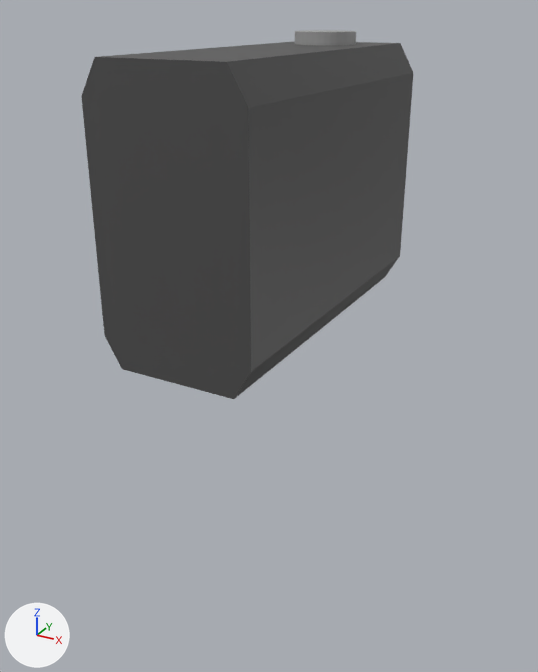
Renders of the Blender file Items/VehicleParts/Engine/EngineI3/engine.blend from each side of a commit.
The view is the same before and after, from a camera (50 mm lens) standing at (4.6, -8.46, 2.18) and looking at (0.08, -0.26, -1.92). Arrows for +X, +Y and +Z are at lower left; the lights stay in place.

In view in the first picture: 'Block', 'Cap'.
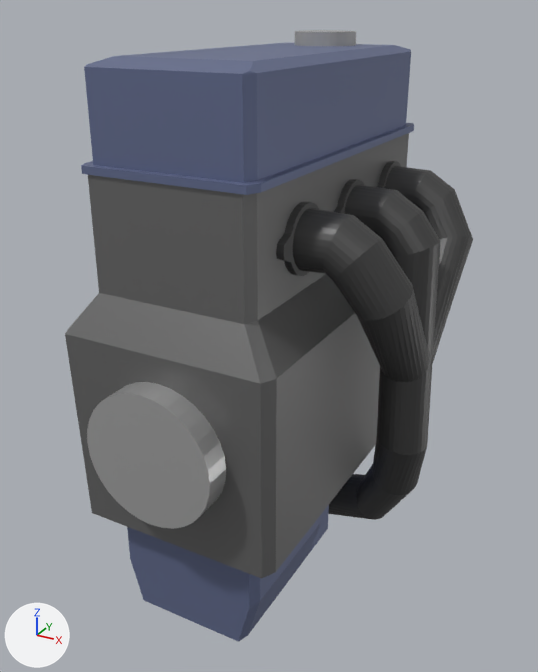
What differs and where, as boxes [x1, y1, x2, y2] in the pictures (538 x 672 px):
'Cube', added: after [65, 43, 414, 642]
    faces in mat_metal (grey #797979): [65, 133, 409, 578]
    faces in mat_material_002 (blue #6d779b): [81, 43, 414, 642]
'Block', deleted: before [81, 41, 413, 399]
'Cylinder.004', added: after [276, 161, 473, 382]
'Cylinder.001', added: after [87, 382, 226, 529]
'Cylinder.003', added: after [328, 179, 440, 520]

What changed in the scene script:
```text
Add mat_exhaust:
    mat_exhaust = principled_material('exhaust')
    mat_exhaust.base_color = (0.08, 0.08, 0.08)  # dark grey #505050
    mat_exhaust.metallic = 0.492
    mat_exhaust.roughness = 0.469
Add mat_shinymetal:
    mat_shinymetal = principled_material('ShinyMetal')
    mat_shinymetal.base_color = (0.507, 0.507, 0.507)  # grey #bdbdbd
    mat_shinymetal.metallic = 0.508
    mat_shinymetal.roughness = 0.313
Add mat_metal:
    mat_metal = principled_material('metal')
    mat_metal.base_color = (0.19, 0.19, 0.19)  # grey #797979
    mat_metal.metallic = 0.503
    mat_metal.roughness = 0.443
Add mat_material_002:
    mat_material_002 = principled_material('Material.002')
    mat_material_002.base_color = (0.154, 0.186, 0.326)  # blue #6d779b
    mat_material_002.metallic = 0.378
Add me_cylinder_005:
    me_cylinder_005.from_pydata(...)  # 256 vertices, 225 faces; spans x -1.18..6.12, y -1.61..4.68, z -1.01..2.71
    me_cylinder_005.materials.append(mat_exhaust)  # dark grey #505050
Add me_cylinder_004:
    me_cylinder_004.from_pydata(...)  # 448 vertices, 418 faces; spans x -1.2..16.0, y -1.5..4.0, z -8.2..2.7
    me_cylinder_004.materials.append(mat_exhaust)  # dark grey #505050
Add me_cylinder_002:
    me_cylinder_002.from_pydata(...)  # a 32-sided cylinder along z spanning x -1.0..1.0, y -1.0..1.0, z -1.0..1.0
    me_cylinder_002.materials.append(mat_shinymetal)  # grey #bdbdbd
Add me_cube_001:
    me_cube_001.from_pydata(...)  # 519 vertices, 506 faces; spans x -1.39..1.39, y -1.15..1.15, z -12.04..1.0
    # faces by material slot: [309, 197]
    me_cube_001.materials.append(mat_metal)  # grey #797979
    me_cube_001.materials.append(mat_material_002)  # blue #6d779b
Remove ob_block:
    ob_block = bpy.data.objects.new('Block', me_cube)
    ob_block.location = (0.0, 0.0, 0.0)
    ob_block.scale = (1.0, 2.32, 1.74)
Add ob_cylinder_004:
    ob_cylinder_004 = bpy.data.objects.new('Cylinder.004', me_cylinder_005)
    ob_cylinder_004.location = (1.41, -1.34, -0.13)
    ob_cylinder_004.rotation_euler = (0.0, 1.571, 0.0)  # degrees (0, 90, 0)
    ob_cylinder_004.scale = (0.342, 0.342, 0.342)
    _m = ob_cylinder_004.modifiers.new('Mirror', 'MIRROR')
    _m.use_axis = (False, True, False)
    _m.mirror_object = ob_cylinder_003
Add ob_cylinder_003:
    ob_cylinder_003 = bpy.data.objects.new('Cylinder.003', me_cylinder_004)
    ob_cylinder_003.location = (1.41, 0.0, -0.13)
    ob_cylinder_003.rotation_euler = (0.0, 1.571, 0.0)  # degrees (0, 90, 0)
    ob_cylinder_003.scale = (0.342, 0.342, 0.342)
Add ob_cylinder_001:
    ob_cylinder_001 = bpy.data.objects.new('Cylinder.001', me_cylinder_002)
    ob_cylinder_001.location = (0.0, -2.77, -2.44)
    ob_cylinder_001.rotation_euler = (1.571, 0.0, 0.0)  # degrees (90, 0, 0)
    ob_cylinder_001.scale = (0.845, 0.845, 0.176)
Add ob_cube:
    ob_cube = bpy.data.objects.new('Cube', me_cube_001)
    ob_cube.location = (0.0, 0.0, 1.19)
    ob_cube.scale = (1.0, 2.31, 0.538)
```
